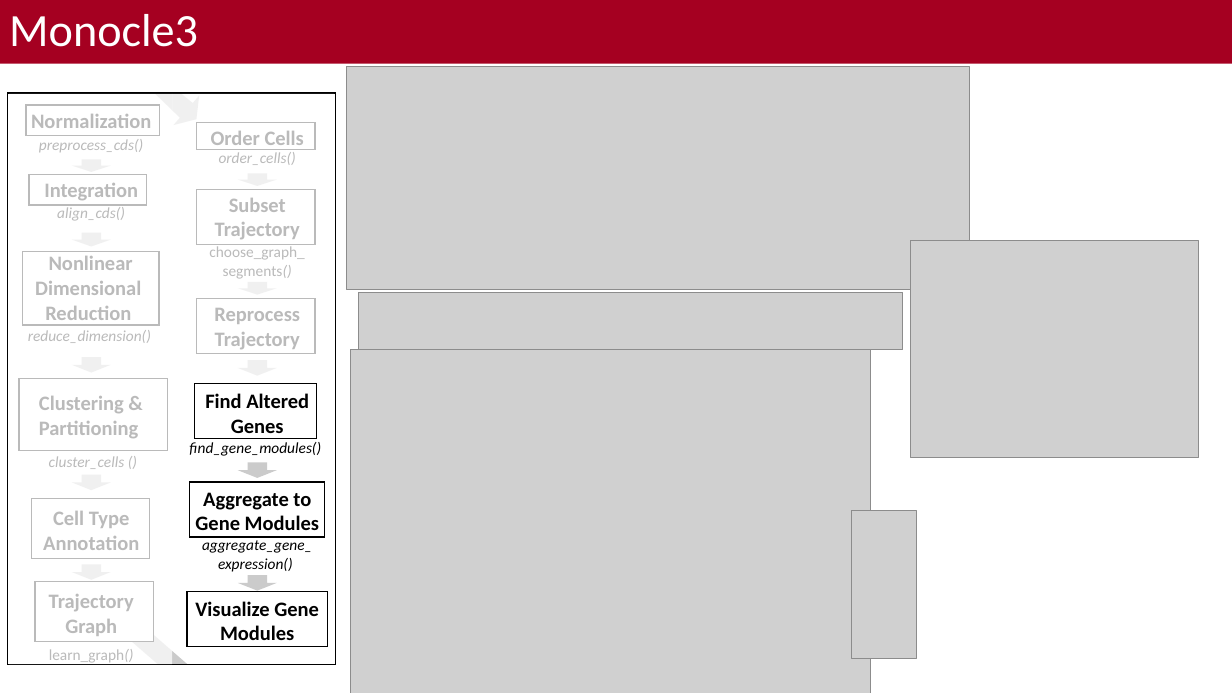
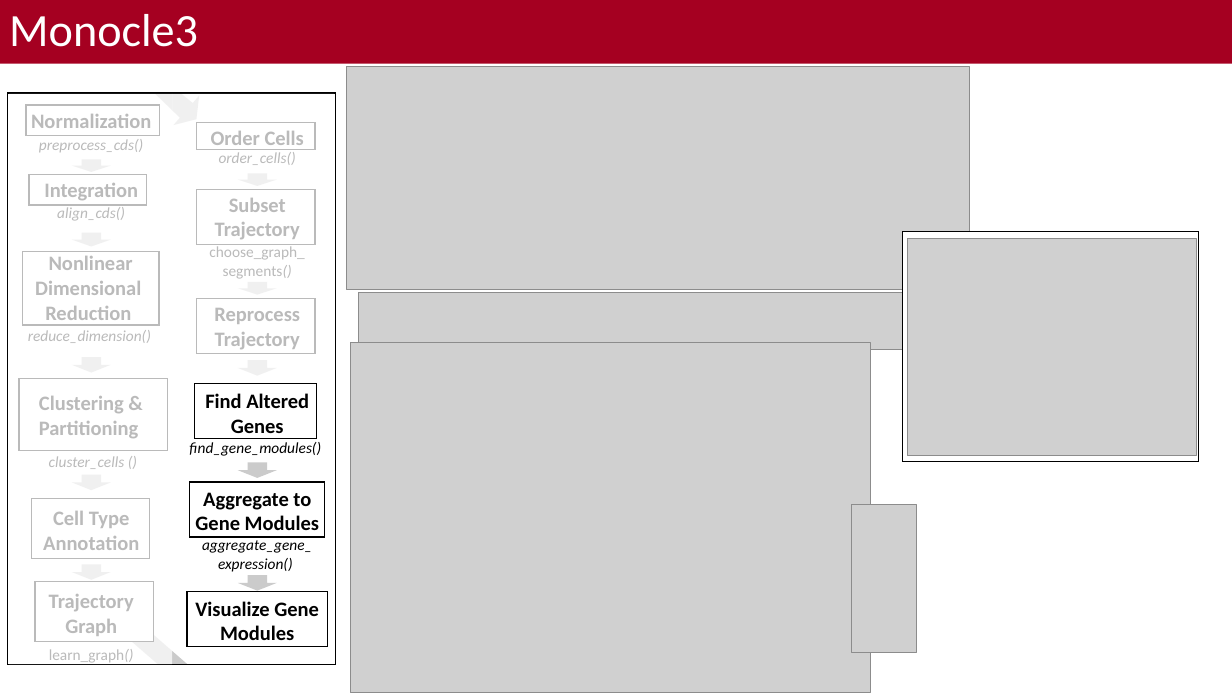
Before and after one commit to bacorli2/scrna_workshop, a slide deck: slide 13 of M6_Monocle_Pseudotime/M5_Monocle_Timeseries.pptx. Drawn at 1232x693 pixels with LibreOffice and Linux fonts; fonts in the diff are those of the drawing; grey boxes stand for pictures; background and template pictures are left out. Boxes give left, top, right and bottom in pixels: in the first picture for what was removed or moved away, otherwise in the second. Text is boxed around its words. In the diff, an @@ line names an element or a change of style, - is before the commit and + after.

Commit message:
Finished first pass for M6. Starting second attempt to use Monocle3 from Seurat import.

```diff
--- a/M6_Monocle_Pseudotime/M5_Monocle_Timeseries.pptx
+++ b/M6_Monocle_Pseudotime/M5_Monocle_Timeseries.pptx
@@ rectangle added at bbox=[903, 232, 1199, 461], fill #FFFFFF, outline #000000 1 pt @@
@@ picture: place and size @@
-picture at bbox=[350, 349, 871, 693]
+picture at bbox=[350, 343, 871, 692]
@@ picture: place and size @@
-picture at bbox=[851, 511, 916, 659]
+picture at bbox=[851, 505, 916, 653]
```
Also in this commit, not shown: 3 other slides changed, 1 slide added, 2 slides removed, 1 other file.
